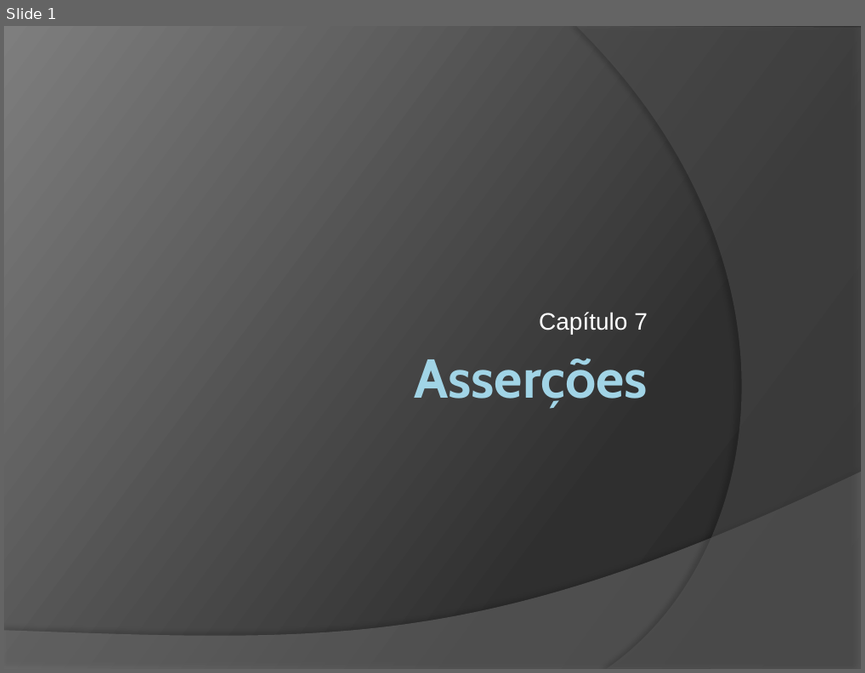
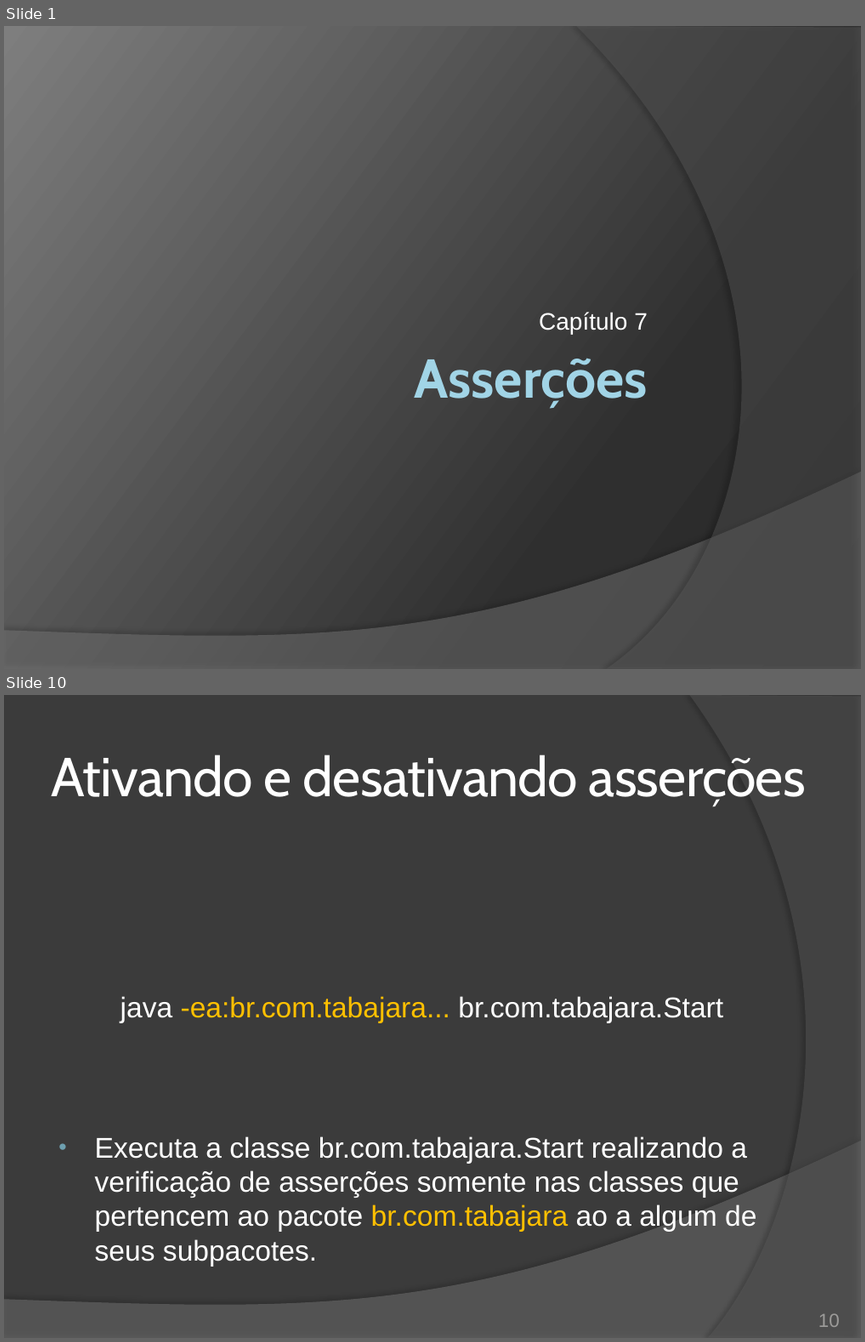
Before and after one commit to duchesqui/slzvieira-training, a slide deck: 2-Java-Programmer-Modulo-II/13.Capitulo07.pptx. Shown one above the other, each under a label of ours: slide 1 before the commit, slides 1 and 10 after it; the slides between them are not shown. The pictures are 865x673 and 865x1342 pixels, drawn with LibreOffice and Linux fonts; fonts in the diff are those of the drawing. Boxes give left, top, right and bottom in pixels: in the first picture for what was removed or moved away, otherwise in the second. Text is boxed around its words. In the diff, an @@ line names an element or a change of style, - is before the commit and + after.

Commit message:
Encerramento do capítulo 7 - asserções; Início do capítulo 8 - threads.

```diff
--- a/2-Java-Programmer-Modulo-II/13.Capitulo07.pptx
+++ b/2-Java-Programmer-Modulo-II/13.Capitulo07.pptx
@@ slide 10 added at (4, 695, 861, 1338), background #3B3B3B; not listed: 1 template element that a slide beside it also shows @@
@@ freeform shape added at (689, 695, 861, 1338), fill #5E5E5E at 40% opacity @@
@@ title added at (51, 755, 806, 807), 46 pt, text #FFFFFF @@
+Ativando e desativando asserções
@@ text added at (95, 996, 756, 1266), 24 pt, text #FFFFFF @@
+java -ea:br.com.tabajara... br.com.tabajara.Start
+• Executa a classe br.com.tabajara.Start realizando a verificação de asserções somente nas classes que pertencem ao pacote br.com.tabajara ao a algum de seus subpacotes.
@@ page number added at (818, 1313, 840, 1327), 16 pt, text #9D9B9A @@
+10
```
Also in this commit, not shown: 4 slides changed, 6 other slides added, 2 slides removed, 2 other files.
